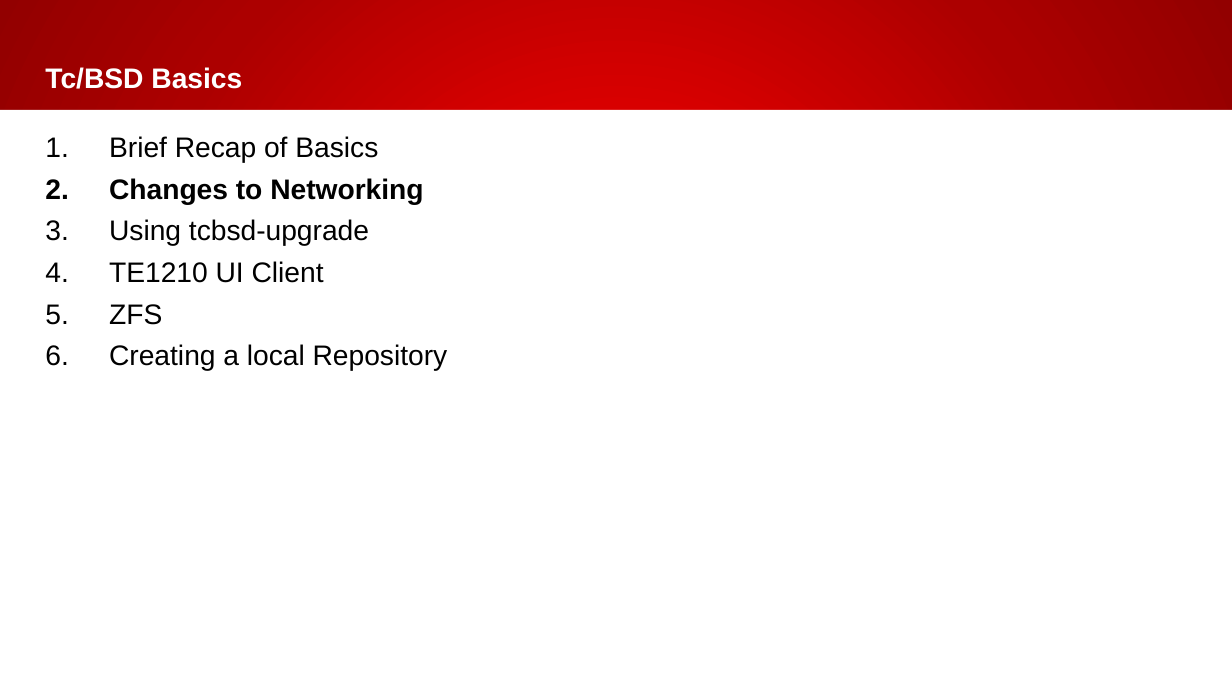
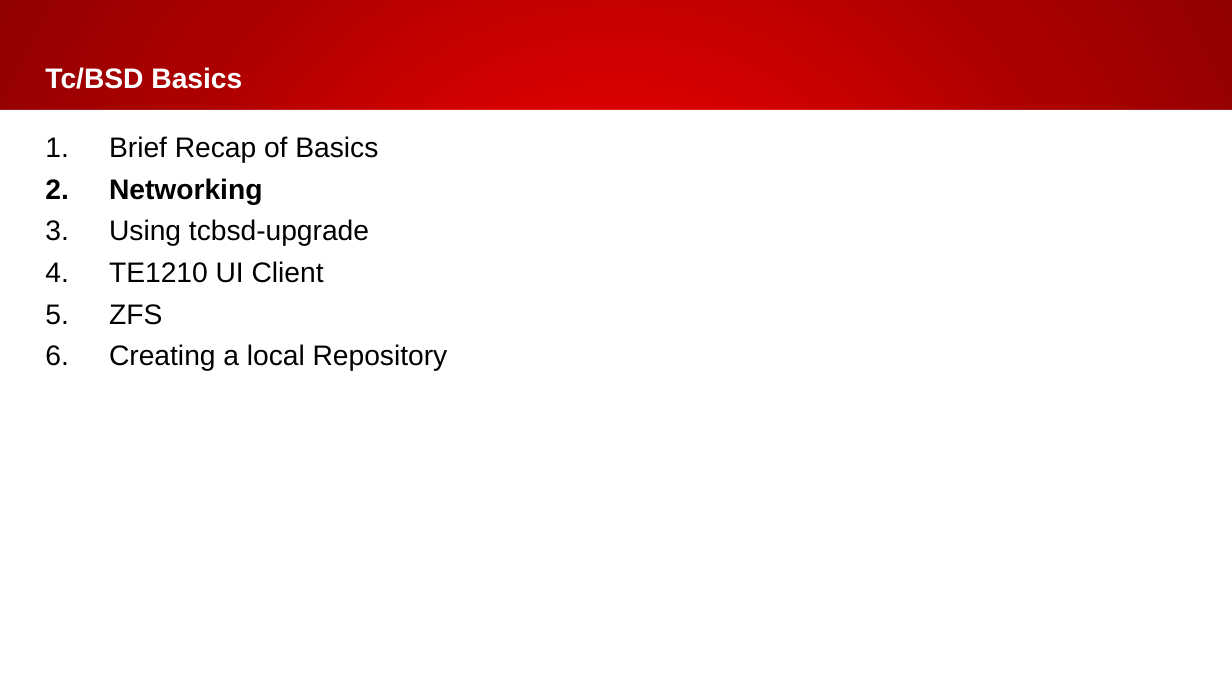
Before and after one commit to NSMelius/TcBSD_Files, a slide deck: slide 5 of TechWeek-TcBSDHandsOn.pptx. Drawn at 1232x693 pixels with LibreOffice and Linux fonts; fonts in the diff are those of the drawing; background and template pictures are left out. Boxes give left, top, right and bottom in pixels: in the first picture for what was removed or moved away, otherwise in the second. Text is boxed around its words. In the diff, an @@ line names an element or a change of style, - is before the commit and + after.

```diff
--- a/TechWeek-TcBSDHandsOn.pptx
+++ b/TechWeek-TcBSDHandsOn.pptx
@@ text at bbox=[109, 178, 262, 205]: text changed @@
-2. Changes to Networking
+2. Networking
```
Also in this commit, not shown: 3 other slides changed.
